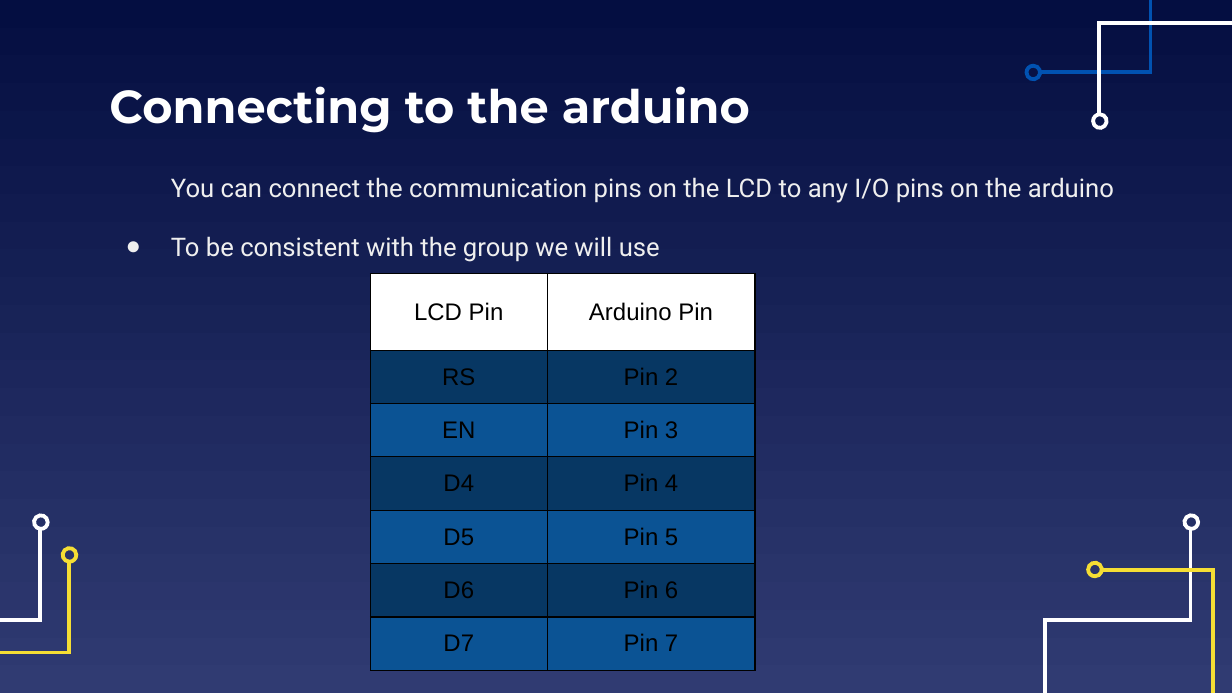
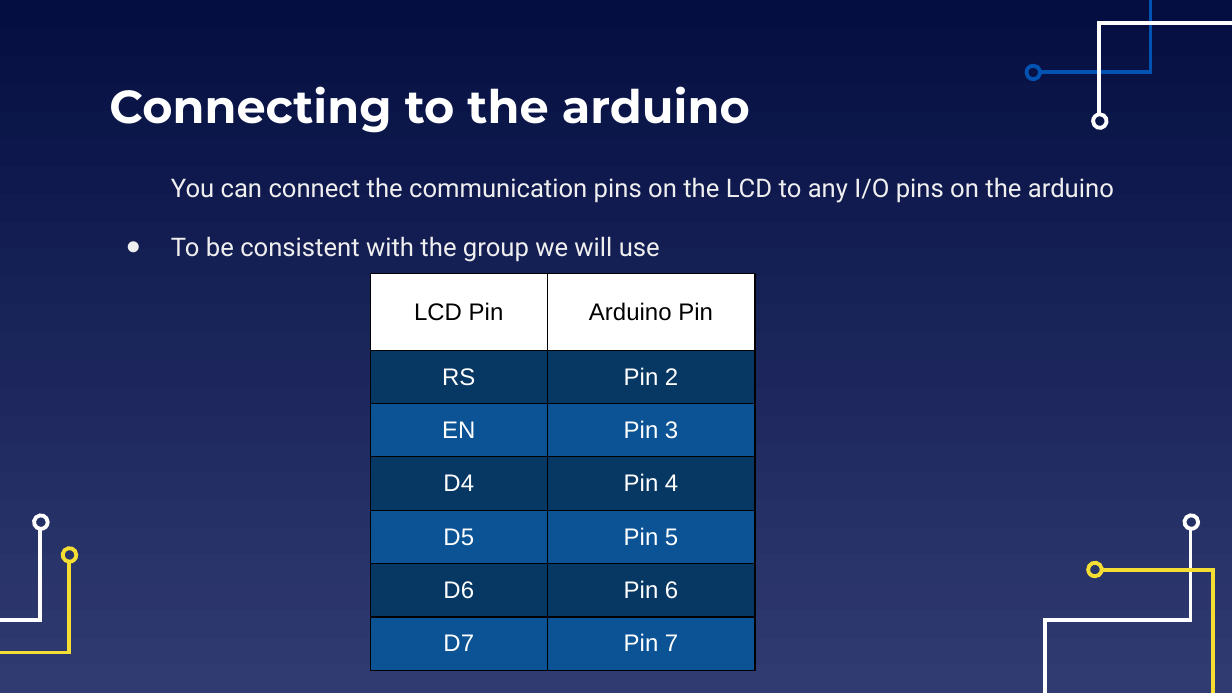
Before and after one commit to EELabMan/Arduino-8-LCD, a slide deck: slide 6 of Arduino Workshop 8 LCD.pptx. Drawn at 1232x693 pixels with LibreOffice and Linux fonts; fonts in the diff are those of the drawing. Boxes give left, top, right and bottom in pixels: in the first picture for what was removed or moved away, otherwise in the second. Text is boxed around its words. In the diff, an @@ line names an element or a change of style, - is before the commit and + after.

```diff
--- a/Arduino Workshop 8 LCD.pptx
+++ b/Arduino Workshop 8 LCD.pptx
@@ table at box(371, 274, 756, 670) @@
@@ text colour #000000 to #FFFFFF in "RS", "Pin 2", "EN", "Pin 3" and 8 more places @@
```
